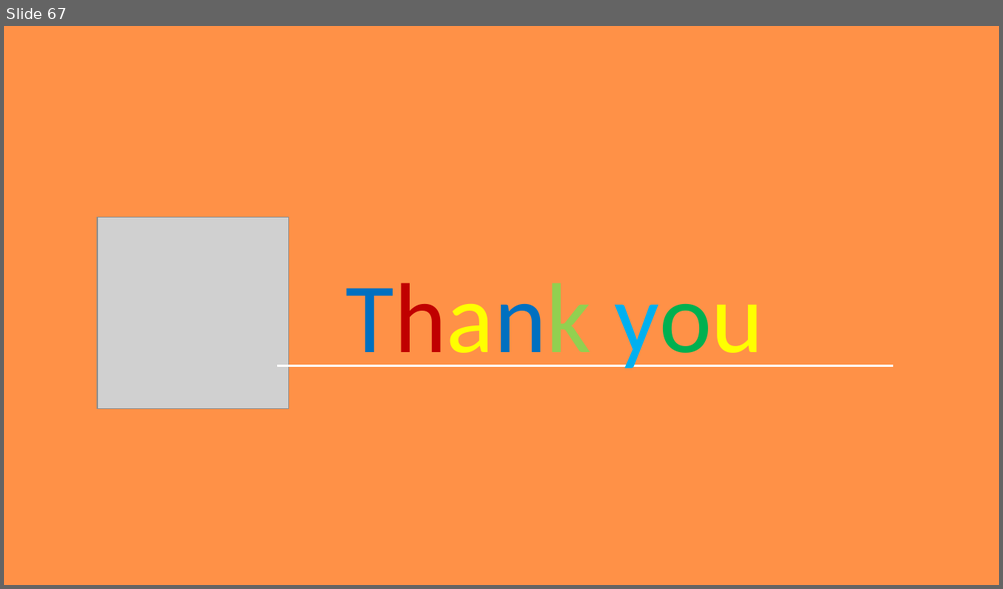
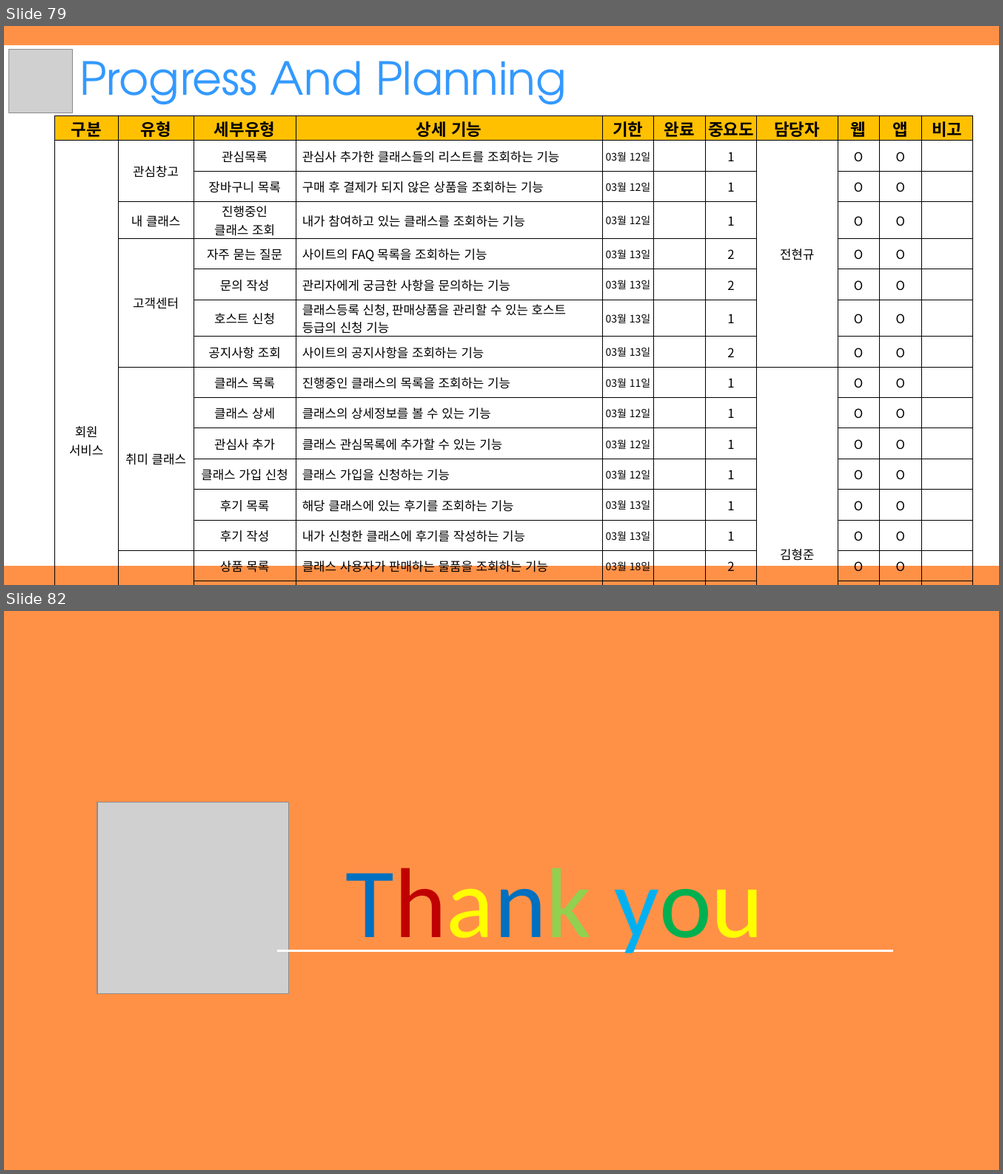
Before and after one commit to hhsw07/ezen-academy-projects, a slide deck: WebContent/발표자료/2차/3조 하비팩토리.pptx. Shown one above the other, each under a label of ours: slide 67 before the commit, slides 79 and 82 after it; the slides between them are not shown. The pictures are 1003x589 and 1003x1174 pixels, drawn with LibreOffice and Linux fonts; fonts in the diff are those of the drawing; grey boxes stand for pictures. Boxes give left, top, right and bottom in pixels: in the first picture for what was removed or moved away, otherwise in the second. Text is boxed around its words. In the diff, an @@ line names an element or a change of style, - is before the commit and + after.

```diff
--- a/WebContent/발표자료/2차/3조 하비팩토리.pptx
+++ b/WebContent/발표자료/2차/3조 하비팩토리.pptx
@@ slide 79 added at (x1=4, y1=26, x2=999, y2=585), background #FF9147 @@
@@ rectangle added at (x1=4, y1=45, x2=999, y2=565), fill #FFFFFF, outline #FFFFFF 1 pt @@
@@ picture added at (x1=9, y1=50, x2=73, y2=113) @@
@@ text added at (x1=79, y1=61, x2=566, y2=105), 44 pt, text #3399FF @@
+Progress And Planning
@@ table added at (x1=55, y1=116, x2=972, y2=576), 20 rows, 11 columns @@
+구분 | 유형 | 세부유형 | 상세 기능 | 기한 | 완료 | 중요도 | 담당자 | 웹 | 앱 | 비고
+회원 / 서비스 | 관심창고 | 관심목록 | 관심사 추가한 클래스들의 리스트를 조회하는 기능 | 03월 12일 |  | 1 | 전현규 | O | O | 
+ |  | 장바구니 목록 | 구매 후 결제가 되지 않은 상품을 조회하는 기능 | 03월 12일 |  | 1 |  | O | O | 
+ | 내 클래스 | 진행중인 / 클래스 조회 | 내가 참여하고 있는 클래스를 조회하는 기능 | 03월 12일 |  | 1 |  | O | O | 
+ | 고객센터 | 자주 묻는 질문 | 사이트의 FAQ 목록을 조회하는 기능 | 03월 13일 |  | 2 |  | O | O | 
+ |  | 문의 작성 | 관리자에게 궁금한 사항을 문의하는 기능 | 03월 13일 |  | 2 |  | O | O | 
+ |  | 호스트 신청 | 클래스등록 신청, 판매상품을 관리할 수 있는 호스트 등급의 신청 기능 | 03월 13일 |  | 1 |  | O | O | 
+ |  | 공지사항 조회 | 사이트의 공지사항을 조회하는 기능 | 03월 13일 |  | 2 |  | O | O | 
+ | 취미 클래스 | 클래스 목록 | 진행중인 클래스의 목록을 조회하는 기능 | 03월 11일 |  | 1 | 김형준 | O | O | 
+ |  | 클래스 상세 | 클래스의 상세정보를 볼 수 있는 기능 | 03월 12일 |  | 1 |  | O | O | 
+ |  | 관심사 추가 | 클래스 관심목록에 추가할 수 있는 기능 | 03월 12일 |  | 1 |  | O | O | 
+ |  | 클래스 가입 신청 | 클래스 가입을 신청하는 기능 | 03월 12일 |  | 1 |  | O | O | 
+ |  | 후기 목록 | 해당 클래스에 있는 후기를 조회하는 기능 | 03월 13일 |  | 1 |  | O | O | 
+ |  | 후기 작성 | 내가 신청한 클래스에 후기를 작성하는 기능 | 03월 13일 |  | 1 |  | O | O | 
+ | 스토어 | 상품 목록 | 클래스 사용자가 판매하는 물품을 조회하는 기능 | 03월 18일 |  | 2 |  | O | O | 
+ |  | 상품 상세 | 판매하는 상품의 상세정보를 볼 수 있는 기능 | 03월 19일 |  | 2 |  | O | O | 
+ |  | 장바구니 추가 | 제품을 장바구니에 넣어 추후 제품 목록을 다시 보거나 일괄 구매 가능한 기능 | 03월 19일 |  | 2 |  | O | O | 
+ |  | 상품 구매 | 판매되는 상품을 구매하는 기능 | 03월 19일 |  | 2 |  | O | O | 
+ |  | 후기 목록 | 판매되는 상품의 후기를 조회하는 기능 | 03월 20일 |  | 2 |  | O | O | 
+ |  | 후기 작성 | 구매한 상품에 후기를 작성하는 기능 | 03월 20일 |  | 2 |  | O | O | 
@@ what was slide 67 is now slide 82 @@
```
Also in this commit, not shown: 30 slides changed, 17 other slides added, 3 slides removed.
